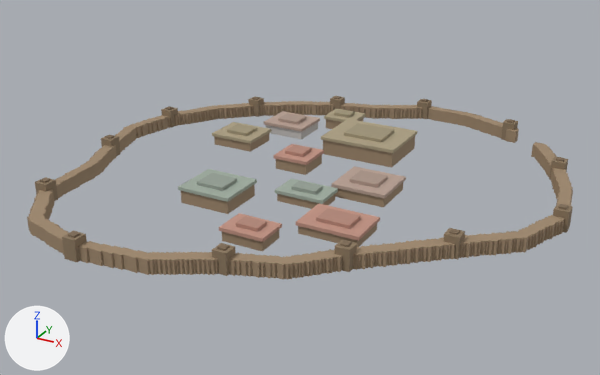
The glTF model assets/edificios/ciudad_asentamiento_cultistas_poi_2358_474_01.glb as it was, and as the next commit left it.
Before and after are seen from a 50 mm camera at (58.6, -99.7, 48.9) aimed at (4.0, -0.5, -0.7). The lights are fixed; the arrows at lower left show +X, +Y and +Z. The picture after the commit comes second. Vertices at exactly the same position are counted once.

The first picture shows 'ciudad_asentamiento_cultistas_poi_2358_474'.
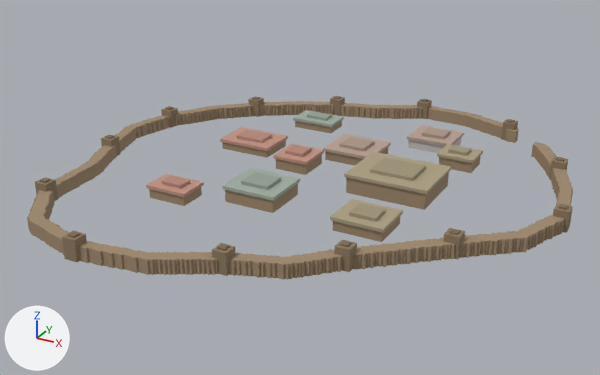
Diff of the bpy script that builds the scene:
```diff
--- a/assets/edificios/ciudad_asentamiento_cultistas_poi_2358_474_01.glb.py
+++ b/assets/edificios/ciudad_asentamiento_cultistas_poi_2358_474_01.glb.py
@@ me_ciudad_asentamiento_cultistas_poi_2358_474 @@
 me_ciudad_asentamiento_cultistas_poi_2358_474.from_pydata(...)  # 3431 vertices, 4830 faces; spans x -31.0..42.2, y -34.8..38.0, z 0.0..3.5
 # used by ob_ciudad_asentamiento_cultistas_poi_2358_474; location = (0.0, 0.0, 0.0)
+# me_ciudad_asentamiento_cultistas_poi_2358_474 part 1: the loose piece of 32 vertices spanning x -4.0..1.8, y 22.8..27.5, z 0.0..2.8 is moved by (23.5, -7.5, 0.0)
+# me_ciudad_asentamiento_cultistas_poi_2358_474 part 2: the loose piece of 32 vertices spanning x 1.2..13.8, y 11.5..21.5, z 0.0..3.5 is moved by (10.0, -12.0, 0.0)
+# me_ciudad_asentamiento_cultistas_poi_2358_474 part 3: the loose piece of 32 vertices spanning x -16.5..-9.0, y 6.8..13.2, z 0.0..2.5 is moved by (31.5, -19.0, 0.0)
+# me_ciudad_asentamiento_cultistas_poi_2358_474 part 4: the loose piece of 32 vertices spanning x -12.0..-4.5, y 15.8..22.2, z 0.0..2.5 is moved by (24.2, 5.0, 0.0)
+# me_ciudad_asentamiento_cultistas_poi_2358_474 part 5: the loose piece of 32 vertices spanning x 10.2..18.5, y -2.5..5.0, z 0.0..2.5 is moved by (-7.5, 12.0, 0.0)
+# me_ciudad_asentamiento_cultistas_poi_2358_474 part 6: the loose piece of 32 vertices spanning x -7.5..0.8, y -14.8..-7.2, z 0.0..3.0 is moved by (5.2, 3.2, 0.0)
+# me_ciudad_asentamiento_cultistas_poi_2358_474 part 7: the loose piece of 32 vertices spanning x 4.0..11.5, y -7.8..-3.0, z 0.0..2.2 is moved by (-13.0, 28.5, 0.0)
+# me_ciudad_asentamiento_cultistas_poi_2358_474 part 8: the loose piece of 32 vertices spanning x 4.0..10.5, y -21.8..-17.0, z 0.0..2.5 is moved by (-16.5, 6.2, 0.0)
+# me_ciudad_asentamiento_cultistas_poi_2358_474 part 9: the loose piece of 32 vertices spanning x 11.5..20.5, y -15.2..-8.8, z 0.0..2.2 is moved by (-25.8, 21.0, 0.0)
 me_ciudad_asentamiento_cultistas_poi_2358_474.materials.append(mat_vertexcolor)
```

Changed parts and their boxes [x1, y1, x2, y2] in the pictures (600 x 375 px; the box of a moved part takes in the faces that stretch with it):
part 1 of me_ciudad_asentamiento_cultistas_poi_2358_474, moved or reshaped
    before: [324, 109, 366, 129]
    after: [437, 144, 483, 173]
part 2 of me_ciudad_asentamiento_cultistas_poi_2358_474, moved or reshaped
    before: [321, 119, 417, 168]
    after: [344, 152, 451, 210]
part 3 of me_ciudad_asentamiento_cultistas_poi_2358_474, moved or reshaped
    before: [212, 122, 271, 152]
    after: [330, 199, 403, 242]
part 4 of me_ciudad_asentamiento_cultistas_poi_2358_474, moved or reshaped
    before: [264, 111, 320, 139]
    after: [407, 125, 464, 153]
part 5 of me_ciudad_asentamiento_cultistas_poi_2358_474, moved or reshaped
    before: [331, 166, 406, 207]
    after: [323, 134, 391, 166]
part 6 of me_ciudad_asentamiento_cultistas_poi_2358_474, moved or reshaped
    before: [178, 169, 257, 214]
    after: [222, 168, 300, 213]
part 7 of me_ciudad_asentamiento_cultistas_poi_2358_474, moved or reshaped
    before: [275, 178, 338, 209]
    after: [293, 110, 344, 133]
part 8 of me_ciudad_asentamiento_cultistas_poi_2358_474, moved or reshaped
    before: [219, 213, 282, 252]
    after: [146, 174, 204, 206]
part 9 of me_ciudad_asentamiento_cultistas_poi_2358_474, moved or reshaped
    before: [296, 203, 380, 247]
    after: [220, 127, 288, 158]
